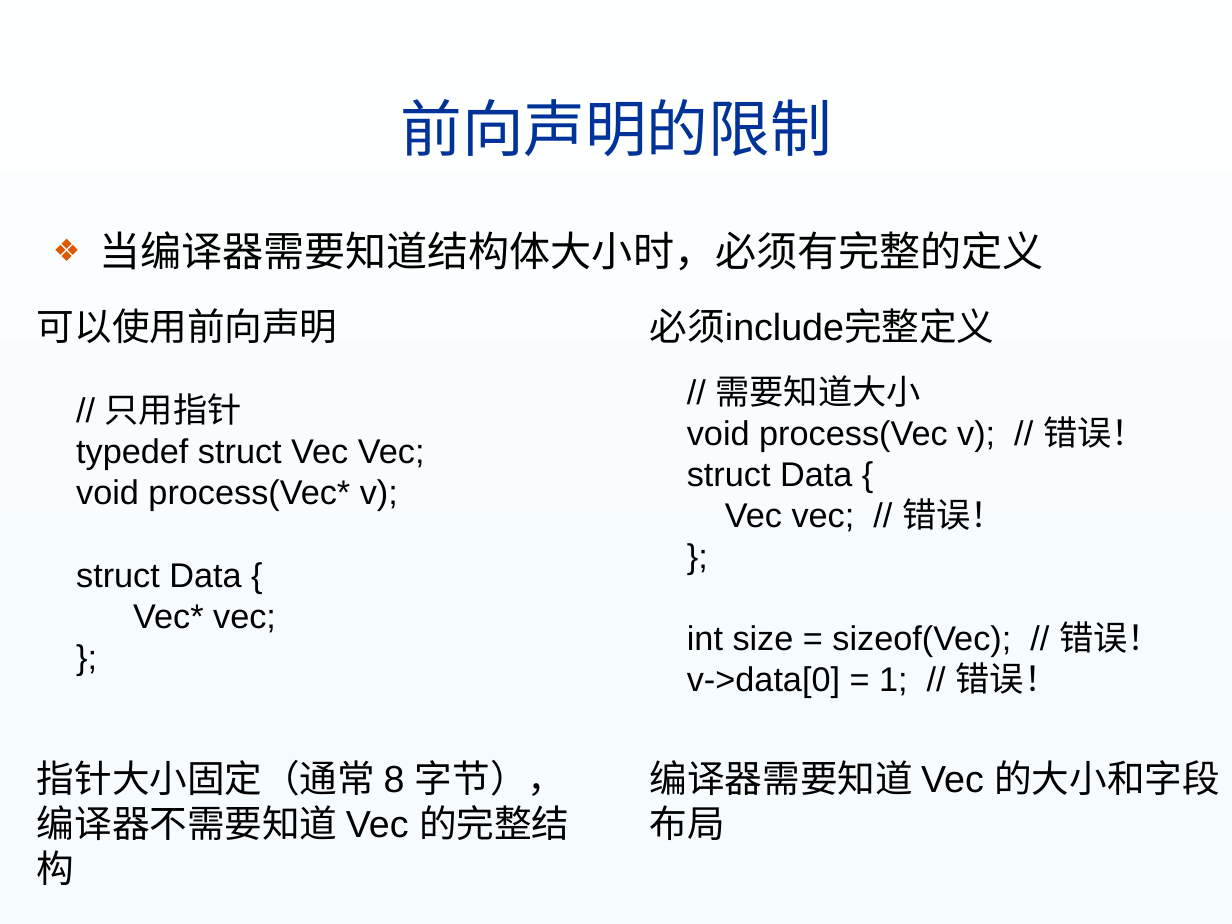
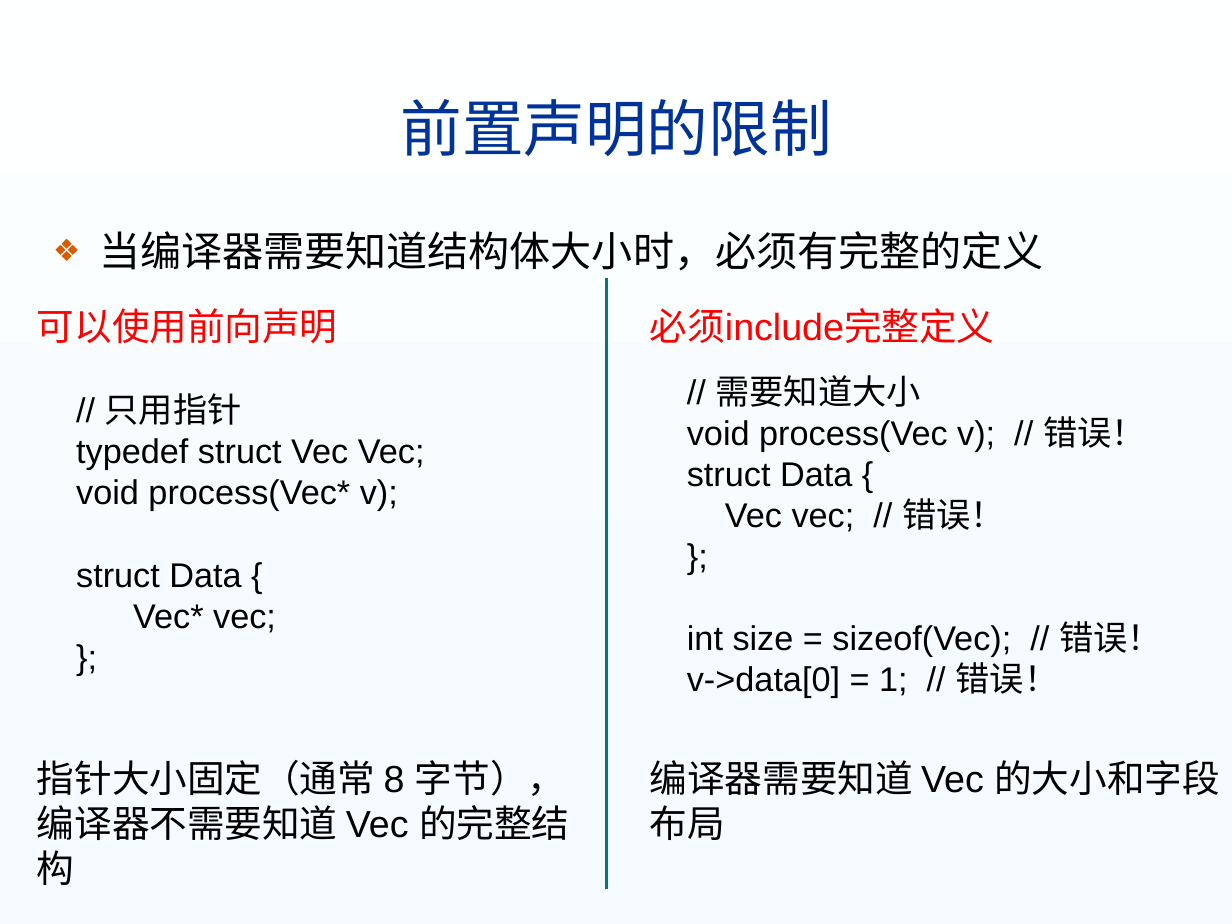
Before and after one commit to USTC-ISP/ustc-isp.github.io, a slide deck: slide 21 of lectures/03模块化程序设计.pptx (slide 23 before the commit). Drawn at 1232x924 pixels with LibreOffice and Linux fonts; fonts in the diff are those of the drawing; background and template pictures are left out. Boxes give left, top, right and bottom in pixels: in the first picture for what was removed or moved away, otherwise in the second. Text is boxed around its words. In the diff, an @@ line names an element or a change of style, - is before the commit and + after.

```diff
--- a/lectures/03模块化程序设计.pptx
+++ b/lectures/03模块化程序设计.pptx
@@ title at <box>400,99,831,156</box>: text changed @@
-前向声明的限制
+前置声明的限制
@@ line added from (606, 277) to (606, 888), #007A77 1.75 pt @@
@@ text at <box>37,308,338,344</box>: text colour #000000 to #FF0000 in "可以使用前向声明" @@
@@ text at <box>650,308,995,343</box>: text colour #000000 to #FF0000 in "必须include完整定义" @@
```
Also in this commit, not shown: 17 other slides changed, 3 slides added, 8 slides removed, 12 other files.
